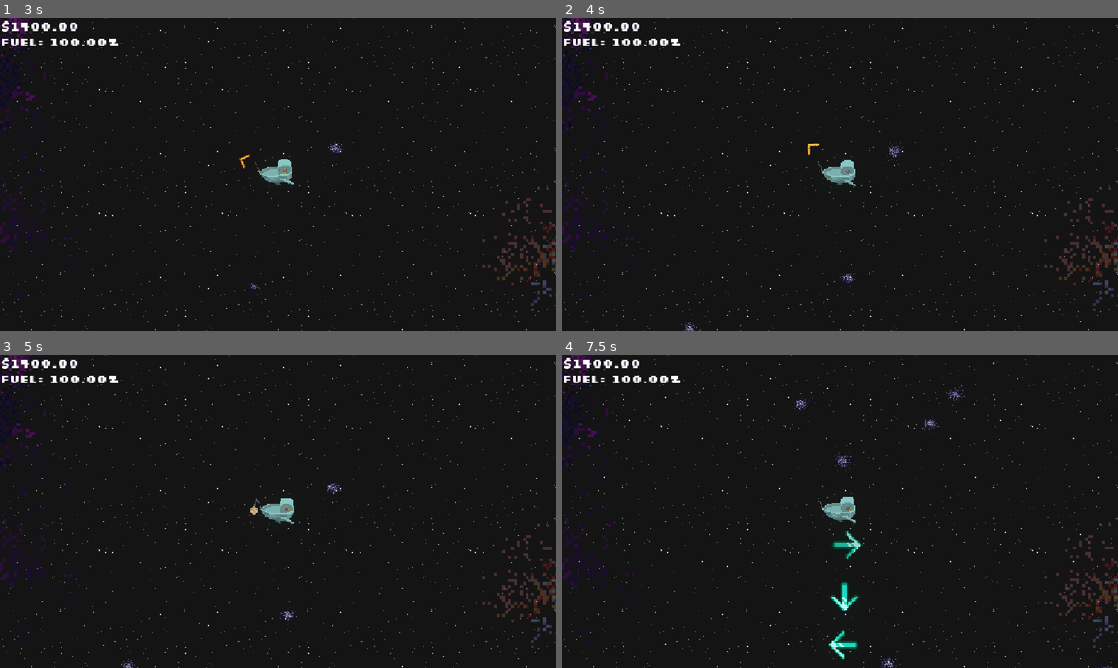
Above: before the commit, frames 1-4 (two rows, left to right).
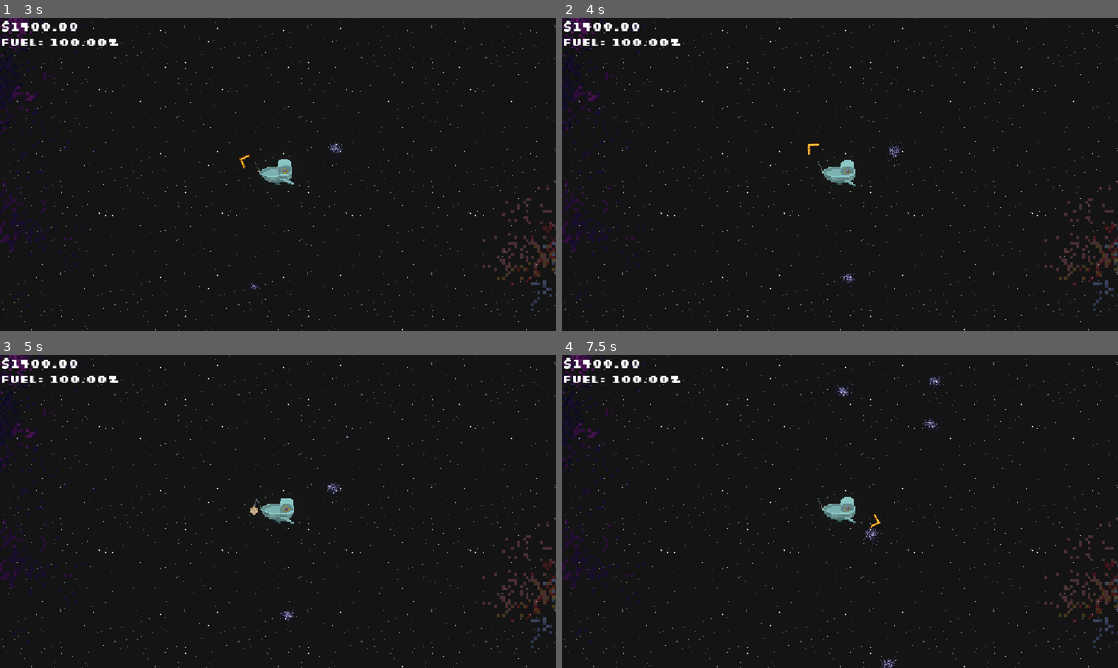
Above: after the commit, the same moments.

Repository: DudeNamedDarcy/CosmicJam2026
Game: Godot game, scene res://Scenes/game_scene.tscn
Same seed, same stepped clock (60 frames per second), same inputs: the game is played once before the commit and once after it. Sound files missing from this copy of the repository are replaced by a short silence.
Inputs (mouse positions are in pixels of both pictures, inside the frame that each line leads up to):
- Up to frame 1 (3 s): move the mouse to (250, 237) at 0.52 s; press the mouse at (250, 237) at 0.53 s; hold Up (ComboUp) 0.53-1.25 s; tap E (interact) at 0.8, 2.3 s; release the mouse at (250, 237) at 1.25 s; drag from (444, 221) to (278, 174) at 1.27 s; move the mouse to (111, 127) at 2.02 s; press the mouse at (111, 127) at 2.03 s; hold Left (ComboLeft) 2.03-2.75 s; release the mouse at (111, 127) at 2.75 s; drag from (305, 174) to (111, 127) at 2.77 s
- Up to frame 2 (4 s): move the mouse to (756, 96) at 3.52 s; hold Down (ComboDown) from 3.53 s (still down); tap E (interact) at 3.6 s
- Up to frame 3 (5 s): release Down (ComboDown) at 4.25 s; drag from (400, 495) to (289, 614) at 4.27 s
- Up to frame 4 (7.5 s): move the mouse to (728, 527) at 5.02 s; hold Up (ComboUp) 5.03-5.75 s; tap E (interact) at 5.1, 6.8 s; click (728, 527) at 5.17 s; drag from (895, 442) to (728, 527) at 5.77 s; move the mouse to (812, 574) at 6.52 s; hold Right (ComboRight) 6.53-7.25 s; tap G (dialogue_next) at 6.6 s; drag from (1006, 558) to (840, 511) at 7.27 s

Frame 1 is identical in both runs. In frame 2, less than 0.1% of the frame differs, in the area x 21-26%, y 97-100%; in frame 3, less than 0.1%; in frame 4, 1.7%, in the area x 0-100%, y 0-100%.

Commit message:
fixed shopping while fishing

Diff:
--- a/Scenes/Fish/cgd_cube.tscn
+++ b/Scenes/Fish/cgd_cube.tscn
@@ -16,7 +16,7 @@
 typeName = "r.dia"
 value = 50.0
 fishTexture = ExtResource("2_u4d8y")
-probabilityWeight = 5
+probabilityWeight = 25
 IdleBurstTimer = NodePath("IdleBurstTimer")
 
 [node name="Fish Star Animation" parent="." unique_id=196298808 instance=ExtResource("3_2kuvg")]
--- a/Scenes/game_scene.tscn
+++ b/Scenes/game_scene.tscn
@@ -185,10 +185,11 @@
 visible = false
 polygon = PackedVector2Array(2192, -485, 2216, 1297, -823, 1295, 622, 468, 770, 470, 767, 276, 619, 281, 619, 443, -839, 1277, -827, -479)
 
-[node name="GlorpStarship" parent="." unique_id=1172553172 node_paths=PackedStringArray("market") instance=ExtResource("6_2fmhe")]
+[node name="GlorpStarship" parent="." unique_id=1172553172 node_paths=PackedStringArray("market", "playerController") instance=ExtResource("6_2fmhe")]
 process_mode = 3
 position = Vector2(689, 369)
 market = NodePath("../BlackHoleMarket")
+playerController = NodePath("../PlayerController")
 
 [node name="WorldEnvironment" type="WorldEnvironment" parent="." unique_id=937637144]
 environment = SubResource("Environment_gem73")
--- a/Scenes/player_controller.gd
+++ b/Scenes/player_controller.gd
@@ -66,6 +66,8 @@
 var elapsedComboTime: float
 @export var maxComboTime: float = 1.0
 var comboSize: float
+var closeToShop: bool = false
+
 func _ready() -> void:
 	aim_arrow_base_scale = aimArrow.scale.x
 	input_button.visible = false
@@ -172,6 +174,7 @@
 		rod_audio.reeling(maxCastPower)
 		if playerState == PlayerState.Idle || playerState == PlayerState.Moving:
 				playerState = PlayerState.Casting
+				input_button.visible = false
 		elif playerState == PlayerState.Fishing:
 			playerState = PlayerState.Reeling
 			StartReelingMinigame()
@@ -314,6 +317,8 @@
 	comboSize = 0
 	aimArrow.show()
 	CompleteQuest()
+	await get_tree().create_timer(0.4).timeout
+	input_button.visible = closeToShop
 
 func CompleteQuest():
 	print("quest complete")
@@ -329,8 +334,10 @@
 func _on_area_2d_area_entered(area: Area2D) -> void:
 	if area.name == "market":
 		input_button.visible = true
+		closeToShop = true
 
 
 func _on_area_2d_area_exited(area: Area2D) -> void:
 	if area.name == "market":
 		input_button.visible = false
+		closeToShop = false
--- a/glorp/glorp_starship.gd
+++ b/glorp/glorp_starship.gd
@@ -4,6 +4,7 @@
 @export var market: CanvasLayer
 
 @onready var area_2d: Area2D = $Area2D
+@export var playerController: PlayerController
 
 # Called when the node enters the scene tree for the first time.
 func _ready() -> void:
@@ -15,7 +16,7 @@
 	print("ScoreAndUpgrades.in_market is: " + str(ScoreAndUpgrades.in_market))
 
 func _input(event: InputEvent) -> void:
-	if Input.is_action_just_pressed("interact"):
+	if Input.is_action_just_pressed("interact") && (playerController.playerState == playerController.PlayerState.Idle || playerController.playerState == playerController.PlayerState.Moving):
 		if ship_at_market:
 			LevelManager.pauseGame()
 			ScoreAndUpgrades.in_market = true
